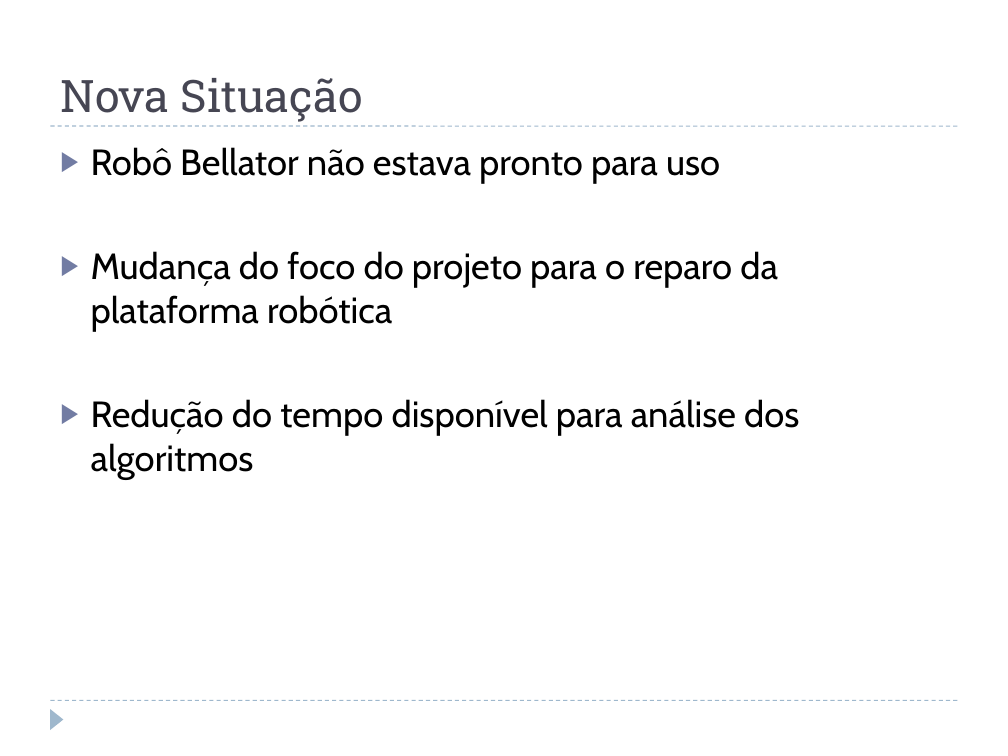
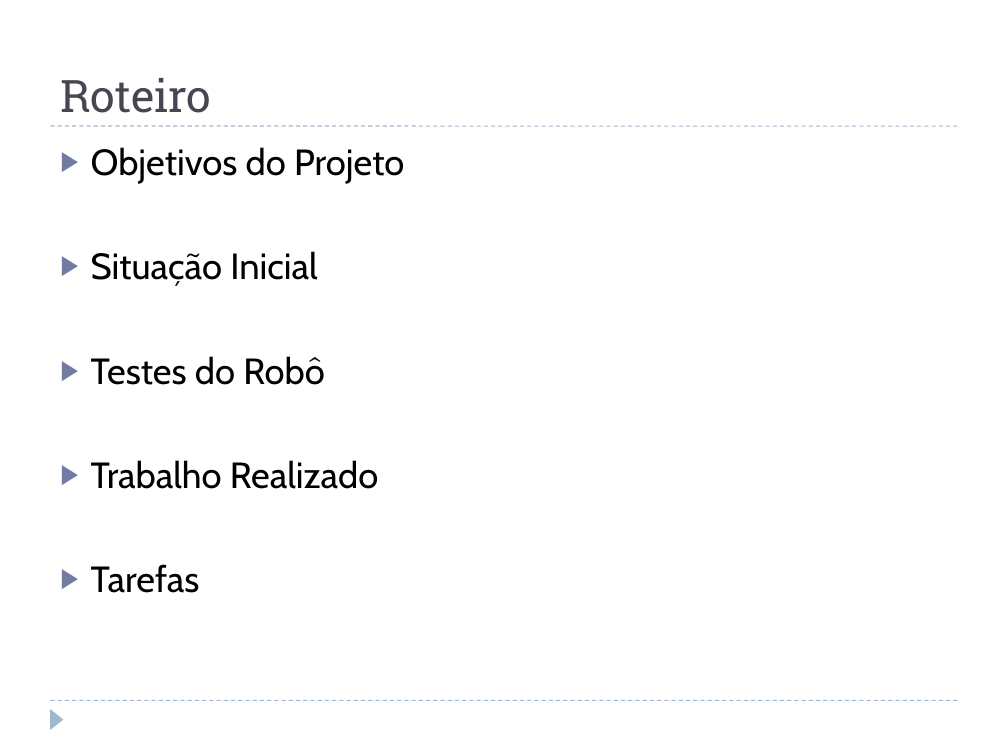
Before and after one commit to jcnborges/TCC, a slide deck: slide 26 of qualificacao.pptx (slide 27 before the commit). Drawn at 1008x756 pixels with LibreOffice and Linux fonts; fonts in the diff are those of the drawing. Boxes give left, top, right and bottom in pixels: in the first picture for what was removed or moved away, otherwise in the second. Text is boxed around its words. In the diff, an @@ line names an element or a change of style, - is before the commit and + after.

```diff
--- a/qualificacao.pptx
+++ b/qualificacao.pptx
@@ title at (x1=60, y1=78, x2=211, y2=113): text changed @@
-Nova Situação
+Roteiro
@@ text at (x1=91, y1=147, x2=404, y2=593): text changed @@
-▶ Robô Bellator não estava pronto para uso
-▶ Mudança do foco do projeto para o reparo da plataforma robótica
-▶ Redução do tempo disponível para análise dos algoritmos
+▶ Objetivos do Projeto
+▶ Situação Inicial
+▶ Testes do Robô
+▶ Trabalho Realizado
+▶ Tarefas
```
Also in this commit, not shown: 3 other slides changed, 6 slides added.
